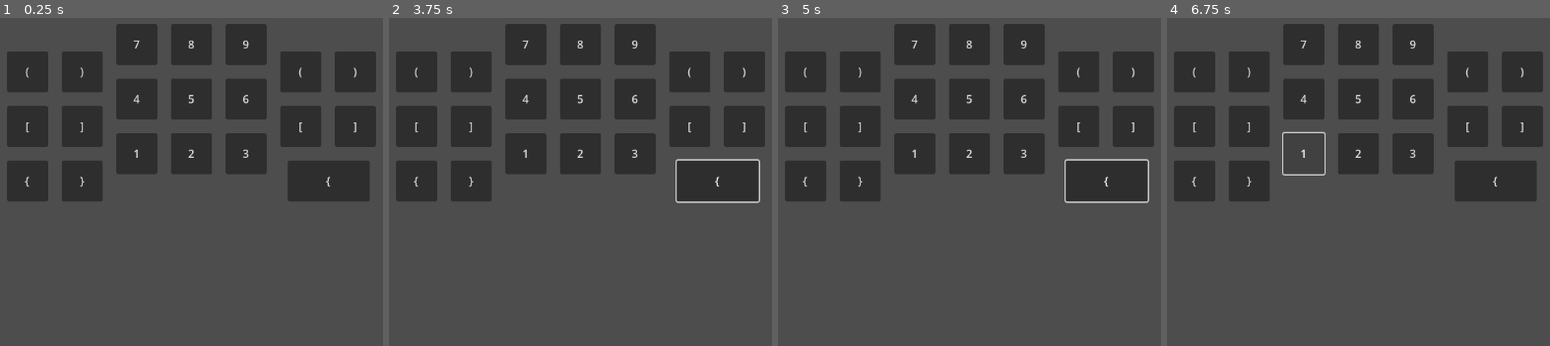
Above: before the commit, frames 1-4 (left to right).
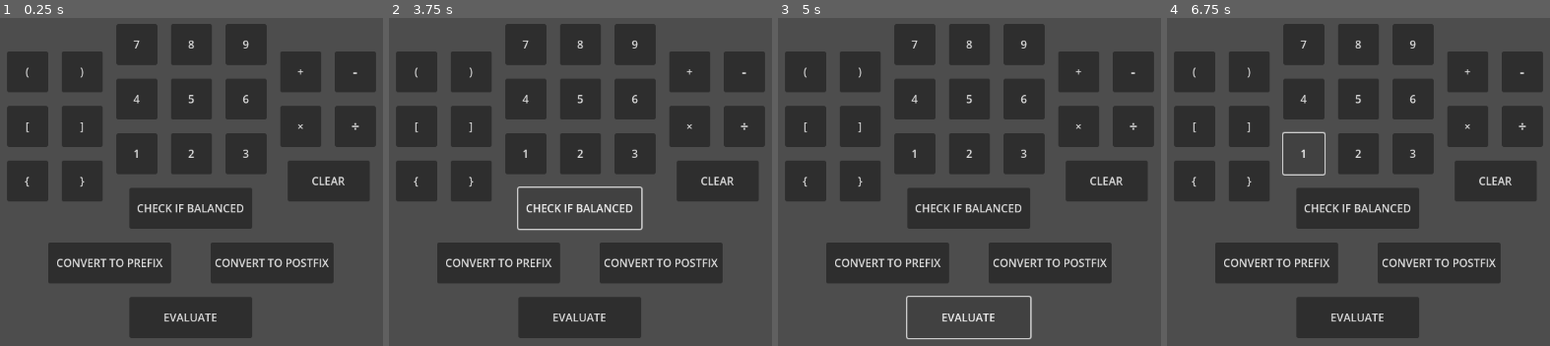
Above: after the commit, the same moments.

Repository: Vulpolox/ExpressionHandlerProject
Game: Godot game, scene res://gui.tscn
Two runs of this game, one before a commit and one after it. Both use one fixed random seed, a clock stepped at 60 frames per second and the inputs below. The project has no main scene, so this scene is started directly.
Inputs (mouse positions are in pixels of both pictures, inside the frame that each line leads up to):
- Up to frame 1 (0.25 s): no input
- Up to frame 2 (3.75 s): click "{" at 0.5 s; click (691, 70) at 1.25 s, where only the run after the commit has a clickable "+"; click (745, 70) at 2 s, where only the run after the commit has a clickable "-"; click "{" (after the commit: "CLEAR") at 2.75 s; click (580, 208) at 3.5 s, where only the run after the commit has a clickable "CHECK IF BALANCED"
- Up to frame 3 (5 s): click (969, 316) at 4.25 s, where only the run after the commit has a clickable "EVALUATE"
- Up to frame 4 (6.75 s): click (1438, 264) at 5 s, where only the run after the commit has a clickable "CONVERT TO POSTFIX"; click (1278, 264) at 5.75 s, where only the run after the commit has a clickable "CONVERT TO PREFIX"; click "1" at 6.5 s

The runs differ from the first frame. In frame 1, 15% of the frame differs, in the area x 12-94%, y 15-98%; in frame 2, 13%; in frame 3, 12%; in frame 4, 15%.

Commit message:
Added Stack and started implementing ExpressionHandler.gd

Diff:
--- /dev/null
+++ b/Debugger.gd
@@ -0,0 +1,6 @@
+extends Node
+
+
+# Called when the node enters the scene tree for the first time.
+func _ready():
+	pass
--- /dev/null
+++ b/Scripts/ExpressionObject.gd
@@ -0,0 +1 @@
+extends Node
--- /dev/null
+++ b/Scripts/ExpressionObjectDeclaration.gd
@@ -0,0 +1,67 @@
+class_name ExpressionObjectDeclaration
+
+# data members
+
+var current_expression: Array # holds infix expression
+var prefix_expression: Array # holds postfix expression
+var postfix_expression: Array # holds prefix expression
+var evaluation: float # holds the evaluated expression
+
+
+# strings to use with the membership operator
+
+var open_parentheses = "([{"
+var closed_parentheses = ")]}"
+var valid_operators = "*/+-"
+
+
+# Constructor
+
+func _init():
+	self.current_expression = []
+	self.postfix_expression = []
+	self.prefix_expression = []
+	self.evaluation = NAN
+
+
+# Methods
+
+# pre  -- takes a left and a right parenthesis
+# post -- returns true if they match, else false
+func is_matching_parentheses(left: String, right: String) -> bool:
+	return false
+
+# pre  -- takes no arguments
+# post -- returns true if the parentheses are balanced in current_expression
+func is_balanced() -> bool:
+	return false
+
+# pre  -- takes no arguments
+# post -- clears expressions
+func clear_expression() -> void:
+	pass
+
+# pre  -- takes no arguments
+# post -- if is_balanced(), evaluates expression and stores result in evaluation
+func evaluate_expression() -> void:
+	pass
+
+# pre  -- takes no arguments
+# post -- if is_balanced(), creates a postfix expression and stores it in postfix_expression
+func get_postfix_expression() -> void:
+	pass
+
+# pre  -- takes no arguments
+# post -- if is_balanced(), creates a prefix expression and stores it in prefix_expression
+func get_prefix_expression() -> void:
+	pass
+
+# pre  -- takes a String as an argument, token
+# post -- pushes token to the back of current_expression
+func add_token(toAdd: String) -> void:
+	pass
+
+# pre  -- takes no arguments
+# post -- prints each expression type for debugging purposes
+func print_expressions() -> void:
+	pass
--- /dev/null
+++ b/Scripts/Stack.gd
@@ -0,0 +1,27 @@
+class_name Stack extends "StackDeclaration.gd"
+
+func push(toAdd: Variant) -> void:
+
+	self.data.append(toAdd)
+
+
+func pop() -> void:
+
+	if self.empty():
+		print("Cannot remove from empty stack")
+	else:
+		self.data.pop_back()
+
+
+func empty() -> bool:
+
+	return self.data.is_empty()
+
+
+func top() -> Variant:
+
+	if self.empty():
+		print("Cannot access top element of empty stack")
+		return null
+	else:
+		return self.data[-1]
--- /dev/null
+++ b/Scripts/StackDeclaration.gd
@@ -0,0 +1,30 @@
+class_name StackDeclaration
+
+# Data Members
+var data: Array
+
+# Constructor
+func _init():
+	data = []
+
+# Methods
+
+# pre  -- takes a value
+# post -- adds an element to the stack
+func push(toAdd: Variant) -> void:
+	pass
+
+# pre  -- takes no arguments
+# post -- removes an element from the stack
+func pop() -> void:
+	pass
+
+# pre  -- takes no arguments
+# post -- returns true if data.empty() returns true, otherwise false
+func empty() -> bool:
+	return false
+
+# pre  -- takes no arguments
+# post -- returns the top element from the stack
+func top() -> Variant:
+	return null
--- /dev/null
+++ b/debugger.tscn
@@ -0,0 +1,6 @@
+[gd_scene load_steps=2 format=3 uid="uid://cjq1w5ylub1ak"]
+
+[ext_resource type="Script" path="res://Debugger.gd" id="1_5w3tg"]
+
+[node name="Debugger" type="Node"]
+script = ExtResource("1_5w3tg")
--- a/gui.tscn
+++ b/gui.tscn
@@ -214,19 +214,6 @@
 offset_right = 280.0
 offset_bottom = 80.0
 
-[node name="ClearExpression" type="Button" parent="Operators"]
-custom_minimum_size = Vector2(60, 60)
-layout_mode = 1
-anchors_preset = 5
-anchor_left = 0.5
-anchor_right = 0.5
-offset_left = 456.925
-offset_top = 280.0
-offset_right = 576.922
-offset_bottom = 340.0
-grow_horizontal = 2
-text = "{"
-
 [node name="OpenSquare" type="Button" parent="Operators"]
 custom_minimum_size = Vector2(60, 60)
 layout_mode = 1
@@ -238,7 +225,7 @@
 offset_right = 506.0
 offset_bottom = 260.001
 grow_horizontal = 2
-text = "["
+text = "×"
 
 [node name="ClosedSquare" type="Button" parent="Operators"]
 custom_minimum_size = Vector2(60, 60)
@@ -251,7 +238,8 @@
 offset_right = 586.0
 offset_bottom = 260.001
 grow_horizontal = 2
-text = "]"
+theme_override_font_sizes/font_size = 21
+text = "÷"
 
 [node name="OpenStandard" type="Button" parent="Operators"]
 custom_minimum_size = Vector2(60, 60)
@@ -264,7 +252,7 @@
 offset_right = 506.0
 offset_bottom = 180.0
 grow_horizontal = 2
-text = "("
+text = "+"
 
 [node name="ClosedStandard" type="Button" parent="Operators"]
 custom_minimum_size = Vector2(60, 60)
@@ -277,4 +265,76 @@
 offset_right = 586.0
 offset_bottom = 180.0
 grow_horizontal = 2
-text = ")"
+theme_override_font_sizes/font_size = 22
+text = "-"
+
+[node name="Operations" type="Control" parent="."]
+layout_mode = 3
+anchors_preset = 0
+offset_right = 40.0
+offset_bottom = 40.0
+
+[node name="ClearExpression" type="Button" parent="Operations"]
+custom_minimum_size = Vector2(60, 60)
+layout_mode = 1
+anchors_preset = 5
+anchor_left = 0.5
+anchor_right = 0.5
+offset_left = 696.925
+offset_top = 320.0
+offset_right = 816.922
+offset_bottom = 380.0
+grow_horizontal = 2
+text = "CLEAR"
+
+[node name="CheckIfBalanced" type="Button" parent="Operations"]
+custom_minimum_size = Vector2(60, 60)
+layout_mode = 1
+anchors_preset = 5
+anchor_left = 0.5
+anchor_right = 0.5
+offset_left = 464.91
+offset_top = 360.0
+offset_right = 644.909
+offset_bottom = 420.0
+grow_horizontal = 2
+text = "CHECK IF BALANCED"
+
+[node name="Evaluate" type="Button" parent="Operations"]
+custom_minimum_size = Vector2(60, 60)
+layout_mode = 1
+anchors_preset = 5
+anchor_left = 0.5
+anchor_right = 0.5
+offset_left = 464.91
+offset_top = 520.0
+offset_right = 644.909
+offset_bottom = 580.0
+grow_horizontal = 2
+text = "EVALUATE"
+
+[node name="ConvertToPostfix" type="Button" parent="Operations"]
+custom_minimum_size = Vector2(60, 60)
+layout_mode = 1
+anchors_preset = 5
+anchor_left = 0.5
+anchor_right = 0.5
+offset_left = 584.0
+offset_top = 440.0
+offset_right = 763.999
+offset_bottom = 500.0
+grow_horizontal = 2
+text = "CONVERT TO POSTFIX"
+
+[node name="ConvertToPrefix" type="Button" parent="Operations"]
+custom_minimum_size = Vector2(60, 60)
+layout_mode = 1
+anchors_preset = 5
+anchor_left = 0.5
+anchor_right = 0.5
+offset_left = 346.0
+offset_top = 440.0
+offset_right = 526.0
+offset_bottom = 500.0
+grow_horizontal = 2
+text = "CONVERT TO PREFIX"
--- /dev/null
+++ b/stack.gd
@@ -0,0 +1,32 @@
+extends Node
+
+class Stack:
+
+	#data members
+	var data
+
+	#constructor
+	func _init():
+		data = []
+
+	#methods
+
+	# pre  -- takes a value
+	# post -- adds an element to the stack
+	func push(toAdd) -> void:
+		pass
+
+	# pre  -- takes no arguments
+	# post -- removes an element from the stack
+	func pop() -> void:
+		pass
+
+	# pre  -- takes no arguments
+	# post -- returns true if data.empty() returns true, otherwise false
+	func empty() -> bool:
+		return false
+
+	# pre  -- takes no arguments
+	# post -- returns the top element from the stack
+	func top() -> Variant:
+		return null
--- a/stack.tscn
+++ b/stack.tscn
@@ -1,3 +1,10 @@
-[gd_scene format=3 uid="uid://dlmpyj786srdy"]
+[gd_scene load_steps=3 format=3 uid="uid://dlmpyj786srdy"]
+
+[ext_resource type="Script" path="res://stack.gd" id="1_xeapv"]
+[ext_resource type="Script" path="res://Scripts/StackDefinition.gd" id="2_hsghg"]
 
 [node name="Stack" type="Node"]
+script = ExtResource("1_xeapv")
+
+[node name="StackDefinition" type="Node" parent="."]
+script = ExtResource("2_hsghg")
